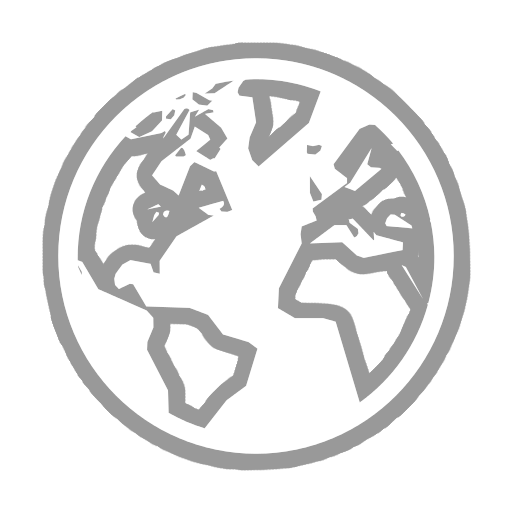
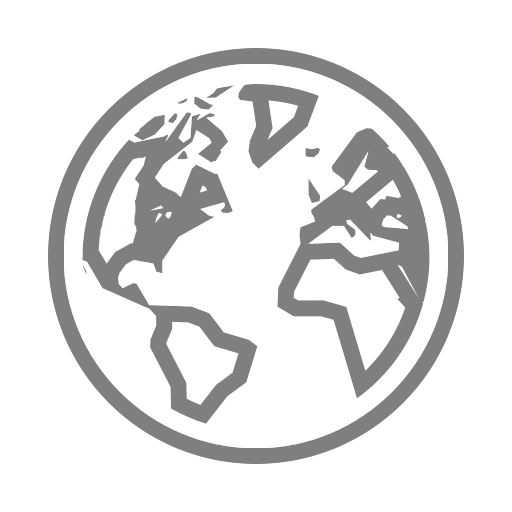
Layered file, before and after one edit (w=512, h=512). Changes by layer:
renamed "location_web_site.svg副本" to "location_web_site.svg副本 #1", opacity 100% → 60%, painted on it, unmasked it over [left=58, top=58, right=454, bottom=454]
"图层": opacity 100% → 50%, painted on it over [left=42, top=42, right=471, bottom=471]
